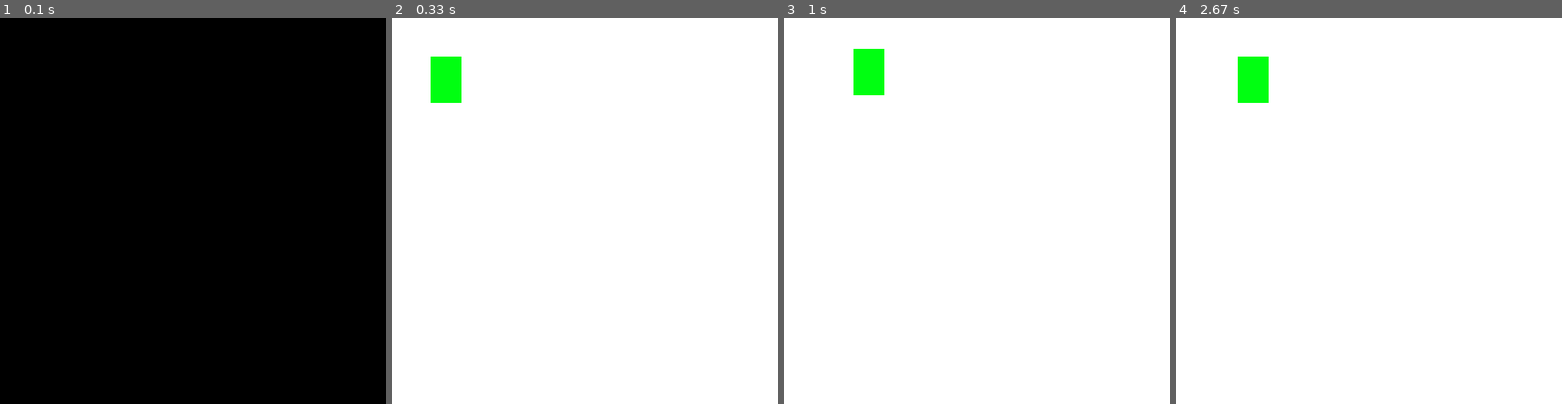
Above: before the commit, frames 1-4 (left to right).
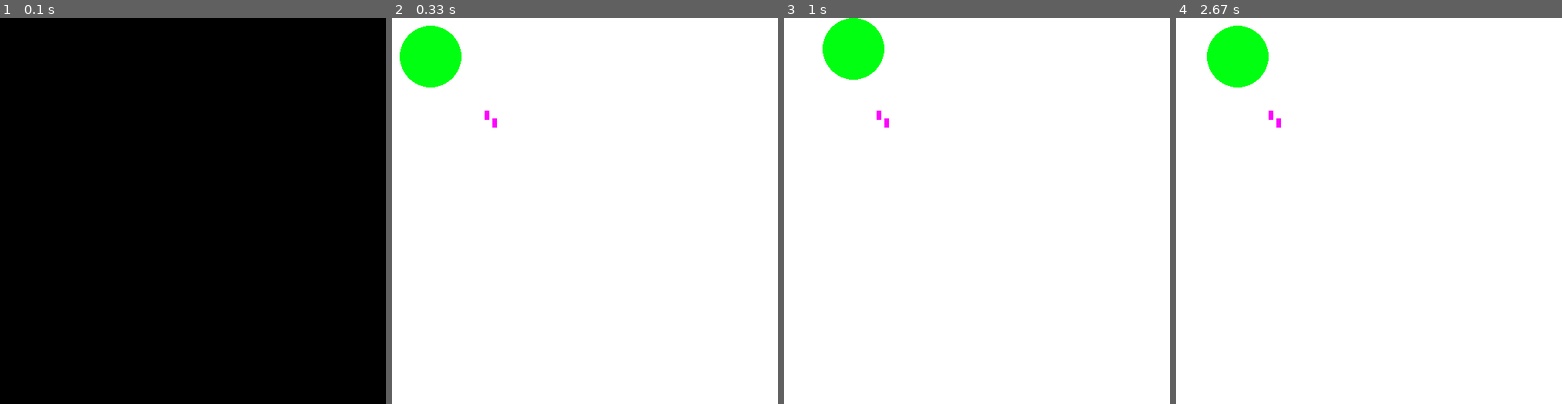
Above: after the commit, the same moments.

Repository: jacobsny/Semester_Project
Game: pygame game, started from src/jacobsabitch/readthetitle.py
The game is run twice, just before and just after one commit, with the same random seed, the same clock (stepped at 60 frames per second) and the same inputs.
Inputs:
- Up to frame 1 (0.1 s): no input
- Up to frame 2 (0.33 s): no input
- Up to frame 3 (1 s): hold Right 0.33-0.8 s; hold Up from 0.83 s (still down)
- Up to frame 4 (2.67 s): release Up at 1.13 s; hold Right 1.17-1.63 s; hold Left 1.67-2.2 s; hold Down 2.23-2.53 s; hold Left from 2.57 s (still down)

Frame 1 is identical in both runs. In frame 2, 2.0% of the frame differs, in the area x 2-28%, y 2-29%; in frame 3, 2.0%; in frame 4, 2.0%.

Commit message:
Life easier for when combing

Diff:
--- a/src/jacobsabitch/readthetitle.py
+++ b/src/jacobsabitch/readthetitle.py
@@ -1,6 +1,6 @@
 import pygame
-import psyco
-psyco.full()
+#import psyco#
+#psyco.full()#
 pygame.init()
 
 def game(xaxis, yaxis):
@@ -20,6 +20,10 @@
         l = window(xaxis, yaxis, later, screen)
         later = l
 
+def collectbles(screen, holders, x, y):
+        normal = (255, 0, 255)
+        for i in holders:
+            pygame.draw.rect(screen, normal, (i[0], i[1], 6, 12))
 
 
 def window(xaxis, yaxis, later, screen):
@@ -29,15 +33,18 @@
     vel = 10
     updatelater = playerprofile(x, y, vel)
     screen.fill([255, 255, 255])
-    pygame.draw.rect(screen, (0, 255, 17), (updatelater[0], updatelater[1], updatelater[2], updatelater[3]))
+    holders = [[120, 120], [130, 130]]  ## Just to see if they display, the function in the backend will remove them
+    collectbles(screen, holders, x, y)
+    pygame.draw.circle(screen, (0, 255, 17), (updatelater[0], updatelater[1]), updatelater[2])
     dirt = (updatelater[0], updatelater[1])
     pygame.display.update()
     return dirt
 
 
+
 def playerprofile(x, y, vel): #your going to need to add a name parameter in here which can return a plyer#
     width = 40
-    height = 60
+    #height = 60#
     move = pygame.key.get_pressed()
     if move[pygame.K_LEFT]:
         x = x - vel
@@ -47,7 +54,7 @@
         y = y - vel
     if move[pygame.K_DOWN]:
         y = y + vel
-    return [x, y, width, height, vel] #gunna need to include char names#
+    return [x, y, width, vel] #gunna need to include char names#
 
 
 
